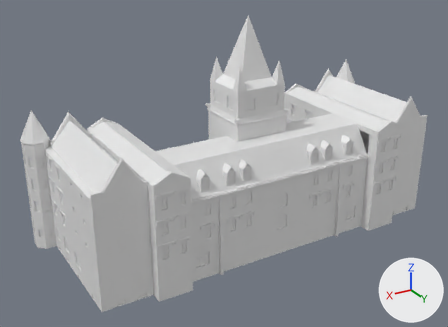
The Blender file Buildings/Main building/MainBuilding020.blend as it was, and as the next commit left it.
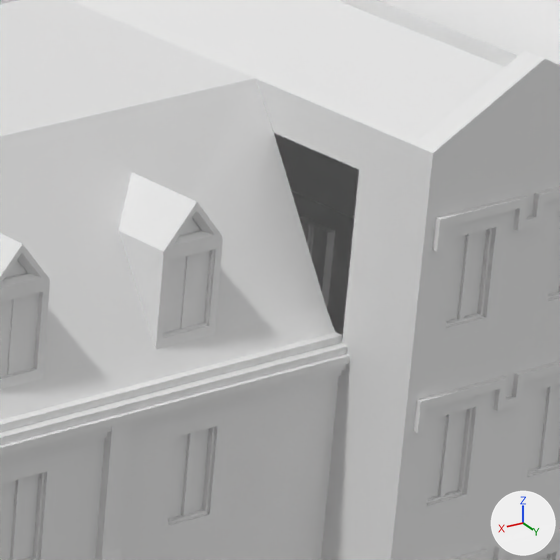
Each version is shown whole from a 50 mm camera at (55.2, 83.0, 55.6) aimed at (3.7, -2.9, 12.7), then close up on the part from 73% to 88% of the width and 35% to 55% of the height. The lights are fixed; the arrows at lower right show +X, +Y and +Z. Materials are left out; every surface is plain grey.

Objects in the first close-up: 'Куб', 'Куб.001'.
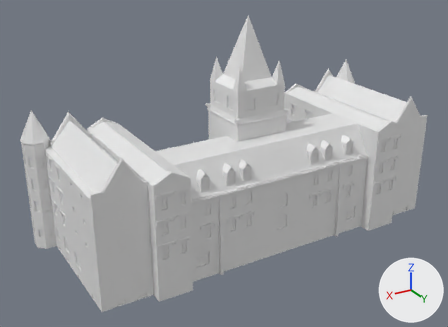
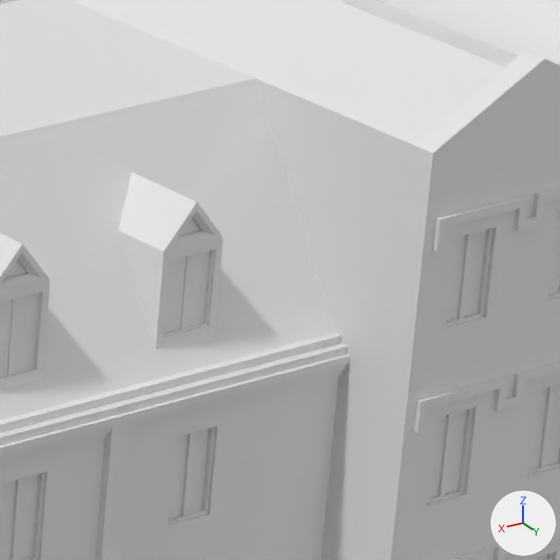
Where the newer file only moved an object's origin or applied its transform, the numbers keep the older frame.

Edits to the scene script, one JSON object a line:
```json
{"block": "me_куб", "where": "me_куб.from_pydata(...)  # 11861 vertices, 10466 faces, 4 loose edges; spans x -35.0..35.0, y -23.1..7.6, z -2.7..37.3"}
{"block": "me_куб", "where": "# used by ob_куб; location = (-0.02, 4.24, 0.97)"}
{"block": "me_куб", "where": "# verts and faces of me_куб; kept vertices keep their numbers, new ones are numbered from 11861"}
{"block": "me_куб", "where": "# before: 5907 (-18.0, 5.5, 13.0), 5941 (-18.0, 5.5, 17.0) at pixel (359, 169), 5979 (-18.0, -1.0, 17.0), 5981 (-18.0, -1.0, 13.0), 6027 (-18.0, -1.0, 13.8)"}
{"block": "me_куб", "change": "me_куб part 1"}
{"op": "add", "block": "me_куб", "code": "faces += [(5907, 5941, 5979, 6027, 5981)]"}
```

Pixel boxes [x1, y1, x2, y2] of what changed, in the close-ups (560 x 560 px):
```json
{"part": 1, "of": "me_куб", "change": "added", "after": [274, 133, 359, 343]}
```
